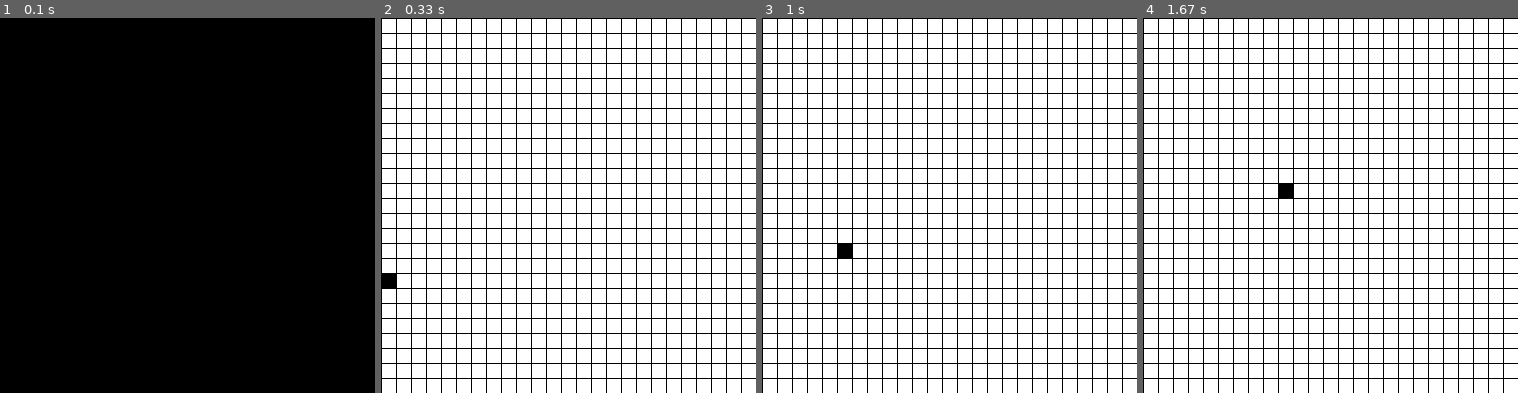
Above: before the commit, frames 1-4 (left to right).
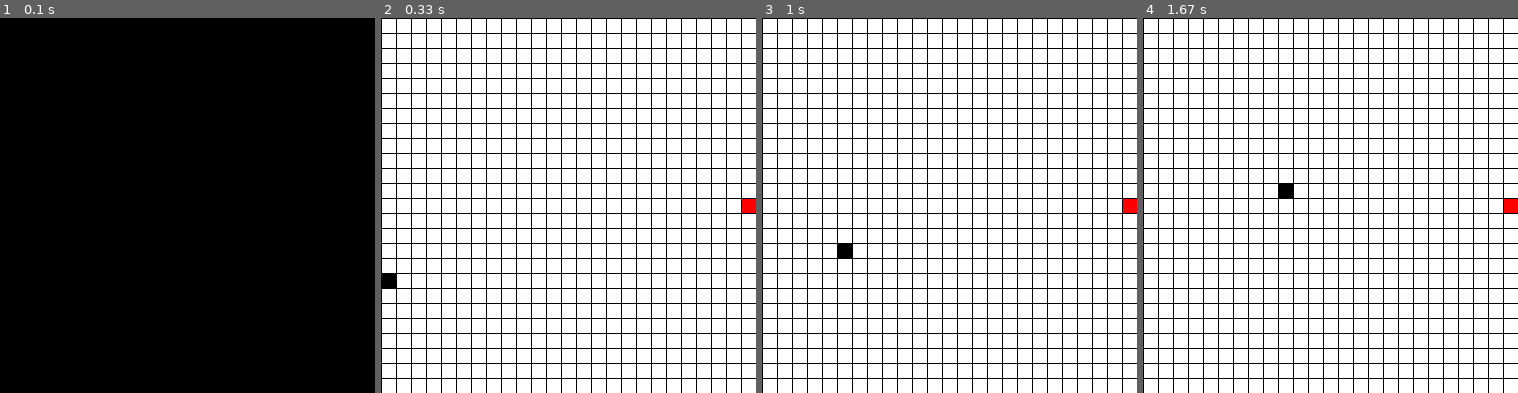
Above: after the commit, the same moments.

Repository: chenxk619/test
Game: pygame game, started from snake.py
Same seed, same stepped clock (60 frames per second), same inputs: the game is played once before the commit and once after it.
Inputs:
- Up to frame 1 (0.1 s): no input
- Up to frame 2 (0.33 s): no input
- Up to frame 3 (1 s): hold Right 0.33-0.8 s; hold Up from 0.83 s (still down)
- Up to frame 4 (1.67 s): release Up at 1.13 s; hold Right 1.17-1.63 s
The pictures show only the part of the screen within x 50-100%, y 10-60%; the shares and areas given below are measured in that part.

Frame 1 is identical in both runs. In frame 2, 0.1% of the frame differs, in the area x 96-100%, y 48-52%; in frame 3, 0.1%; in frame 4, 0.1%.

Commit message:
Update snake.py

Diff:
--- a/snake.py
+++ b/snake.py
@@ -8,16 +8,9 @@
 		self.direction = 'up'
 		self.dead = False
 
-	def movement(self, apple):
+	def movement(self, apple, grid):
 		# called if the snake has len() > 1
 		# Moves each of the body forward, except the head
-
-		#When an apple is eaten
-		# if len(self.body) > 5:
-		# 	if self.body[-1] == self.body[-2]:
-		# 		for pos in range(len(self.body) - 2, 0, -1):
-		# 			self.body[pos] = self.body[pos - 1]
-		#For other normal cases
 
 		for pos in range(len(self.body) - 1, 0, -1):
 			self.body[pos] = self.body[pos - 1]
@@ -32,8 +25,8 @@
 		elif self.direction == 'right':
 			self.body[0] = [self.body[0][0] + 1, self.body[0][1]]
 
-		print(self.body)
-		if self.body[0] in self.body[1:]:
+		#Snake dies :((((
+		if self.body[0] in self.body[1:] or not (-1 < self.body[0][0] < grid) or not (-1 < self.body[0][1] < grid):
 			self.dead = True
 
 		return self.grow(apple)
@@ -66,7 +59,7 @@
 def game(screen, multiplier, snake, grid, Clock):
 	apple = None
 
-	while True:
+	while snake.dead == False:
 		print(snake.dead)
 
 		for event in pygame.event.get():
@@ -75,24 +68,24 @@
 
 		if (pygame.key.get_pressed()[pygame.K_UP] or snake.direction == 'up') and snake.direction != 'down':
 			snake.direction = 'up'
-			apple = snake.movement(apple)
+			apple = snake.movement(apple, grid)
 
 		if (pygame.key.get_pressed()[pygame.K_DOWN] or snake.direction == 'down') and snake.direction != 'up':
 			snake.direction = 'down'
-			apple = snake.movement(apple)
+			apple = snake.movement(apple, grid)
 
 		if (pygame.key.get_pressed()[pygame.K_LEFT] or snake.direction == 'left') and snake.direction != 'right':
 			snake.direction = 'left'
-			apple = snake.movement(apple)
+			apple = snake.movement(apple, grid)
 
 		if (pygame.key.get_pressed()[pygame.K_RIGHT] or snake.direction == 'right') and snake.direction != 'left':
 			snake.direction = 'right'
-			apple = snake.movement(apple)
+			apple = snake.movement(apple, grid)
 
 		leave = False
 		while leave == False:
 			if apple == None:
-				apple = [random.randint(1,grid), random.randint(1,grid)]
+				apple = [random.randint(1, grid - 1), random.randint(1, grid - 1)]
 				if apple not in snake.body:
 					leave = True
 			leave = True
